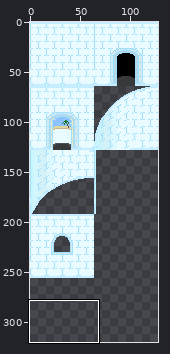
Sprite sheet: assets/externalTileset/kascha/Snow-Wall.png. Above, an overview of the earlier version with the close-up marked.
Close-up. Earlier state:
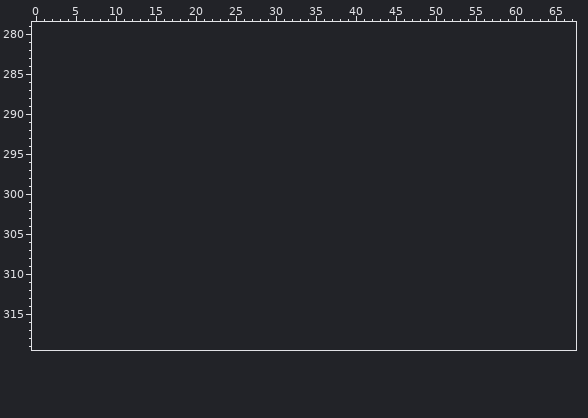
The file is 128x256 pixels. Colours within 5 levels of each other are drawn and written as one. Shown: x 0..67, y 279..319. The old version is drawn lined up with the new one, on the new canvas. The commit also changed other parts of the picture, which this record leaves out.
Palette (. is transparent): 
Pixels before (only the part around the change), first column x 0:
279 ....................................................................
280 ....................................................................
281 ....................................................................
282 ....................................................................
283 ....................................................................
284 ....................................................................
285 ....................................................................
286 ....................................................................
287 ....................................................................
288 ....................................................................
289 ....................................................................
290 ....................................................................
291 ....................................................................
292 ....................................................................
293 ....................................................................
294 ....................................................................
295 ....................................................................
296 ....................................................................
297 ....................................................................
298 ....................................................................
299 ....................................................................
300 ....................................................................
301 ....................................................................
302 ....................................................................
303 ....................................................................
304 ....................................................................
305 ....................................................................
306 ....................................................................
307 ....................................................................
308 ....................................................................
309 ....................................................................
310 ....................................................................
311 ....................................................................
312 ....................................................................
313 ....................................................................
314 ....................................................................
315 ....................................................................
316 ....................................................................
317 ....................................................................
318 ....................................................................
319 ....................................................................
After:
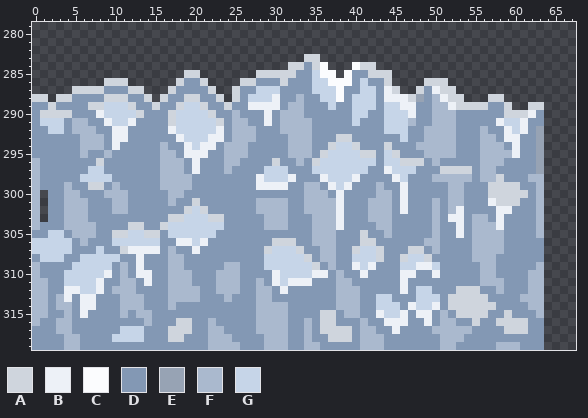
Colours new in this view: A #cfd5dd  B #edf1f7  C #fbfcfe  D #8398b4  E #97a3b4  F #aab9ce  G #c6d5e8
Change:
canvas 128x256 -> 128x320
Changed rows in their new state; - is an unchanged pixel.
first column x 0:
283 ----------------------------------AA----------------------------
284 --------------------------------AADAC---CAA---------------------
285 -------------------AA-------AAAAADDGCC-CDDAAA-------------------
286 ---------AAA------ADDA----AADDDADDDGGCCCDGDDA----AAA------------
287 -----AAAADDDAA---ADDDDA--ADDGGGDDDDGGGCDDGGDBA--ADBAA-----------
288 AA-AADDDDAAADDA-ADDAADDA-ADGGGBDDFDDGGCDGGGDBBBAEDFBAA---AA-----
289 DDADDDDAAGGGADDADDAGGADDADDBBBBDFFDDDGDDGGGDGGBBDDFFBAAAADDA--AA
290 DAAAADDDBGGGGADDDAGGGGADDFDDDBDFFFDDDDDDGGDDGGGBDDFFFDDDDDDAAABD
291 DGGGDFFDDBGGBDDDDAGGGGGADFFDDBDFFFFDDDDDGDDDGGGFDDFFFDDDDDBGGBDD
292 DDGGDFFFDDBBDDDDDBGGGGGBDFFFDDDFFFFDDDDDDDDDGGGDDFFFFDDDFDDBGBDE
293 DDDDDDFFFDBBDDDDDDBGGGBBDFFFDDDDFFFDDDAADDDDDDGDDFFFFDDDFFDBBDDE
294 DDDDDDFFFDBDDDDDFDDBGBBDFFFDDDDDFFFDDAGGADDDADDDFFFFFDDDFFFDBDDE
295 DDDDDDFDDFDDDDDDFFDBBBDDFFFDDDDDFFFDAGGGGAADGADDDFFFFDDDFFFFBDDE
296 FDDDDDDDADDDDDDDFFFDBDDDFFDDDDADDFDAGGGGGGGDGGAAADFDDDDDFFFDDDDE
297 FDDDDDDGGDDDDDDDFFFDBDDDFDDDDGGGDDDGGGGGGGDDBGGGDDDAAAADFFDDDDDE
298 FDDDDDGGGGDDDDDDFFFFDDDDDDDDBGGGBDDDBGGGBDDDDBGDDDFFFFFDFFADDDFF
299 FDDDFDDAADFDDDDDFFFFDDDDDDDDBBBBDDFFDBGBDDDFDDBDDDDDFFDDDAAAADDF
300 F-DDFFDDDFFFDDDDDFFDDDDDDDDDDDDDDDFFFDBDDDDFFDBDDDDDFFDDDAAAAADF
301 F-DDFFFDDDFFDDDDDFDDADDDDDDDFFFFDDFFFFBDDDFFFDBDDDFDFFDDDBAAADDF
302 F-DDFFFDDDFFDDDDDDDAGADDDDDDFFFFDDFFFFBDDDFFFDBDDDFDFBDDDDBBDDDF
303 F-DDFFFDDDDDDDDDDAAGGGAADDDDDFFFDDDFFFBDDDFFFDDDDDFDBBDFFDBDDDDF
304 FDDDFFFFDDDDAADDAGGGGGGGDDDDDFFFDDDFFFBDDDDFFDDDDDFDDBDFFFBDDDDF
305 DDGGDFFFDDAAGGAADGGGGGGDDDDDDDDDDDDFFFDDDADDFDDDDDFDDBDFFFFDDDDF
306 GGGGGDFDDDGGGGGGDDBBGBDDDDDDDDAAADDFFFDDDAADDDDDDFFDDDDFFFFDDDDD
307 GGGGGDDDGDDABBBBDFDDBDDDDDDDDAGGGADDFFDDAGGADDDAADFDDDDFFFFDDDDD
308 DGGGDDGGGGGDDBDDDFFDDDDDDDDDDGGGGGADFFDDGGGADDAGGADDDDDFFFDDDDDD
309 FDDDDGGGGGDFDBDDDFFDDDDDFFDDDGGGGGGADFDDBGBDDDGGBBGDDDDDFFDDDDDF
310 FDDDGGGGGBDFDBBDDFFFDDDFFFDDDDBGGGGBBDFDDBDDDDBBDDBDDDDDFFDDDDFF
311 FFDDGGGGBDDFFDBDDFFFDDDFFFDDFDBGBBBDDDFFDDDDDDBDDDDDDDDDFFFDDDFF
312 FFDDBBGGBDFFFDDDDFFFFDDFFFDDFFDBDDDDDDFFFDDDDDBDGGDDDAAADDFDDDFF
313 FFDFBDBBDDDFFFDDDFFFFDDDFDDDFFDDDDDDDDFFFDDGGDDDGGGDAAAAADDDDFFF
314 FFDFFDBBDDDFFFDDDFDDDDDDDDDDFFFFDDDDDDFFFDDGGGDBGGBDAAAAAADDDDFF
315 FFDDFDBDDDDFDFFDDDDDDDDDDDDDFFFFDDDDAADFFDDBGGBDBBDFDAAAADDADDDF
316 FDDFFDDDDDDDDDFDDDAADDFDDDDDFFFFDDFDAADDDFDDBBBDDBDFFDDADDAAAADD
317 DDDFFDDDDDDGGGDDDAAADDFFDDDDFFFFDDFDAAAADFFDDBDDDDFFFFFDDDDAAADD
318 DDDDFFDDDDGGGGDDDAADDDFFFDDDDFFFDDFDDAAADFFFDDDDDDDFFFDDDDDDDDDD
319 DDDDFFDDDDDDDDDDDDDDDDFFFFDDDFFFDDFFDDDDDFFFDDDDDDDFFDDDDDFFFDDD
